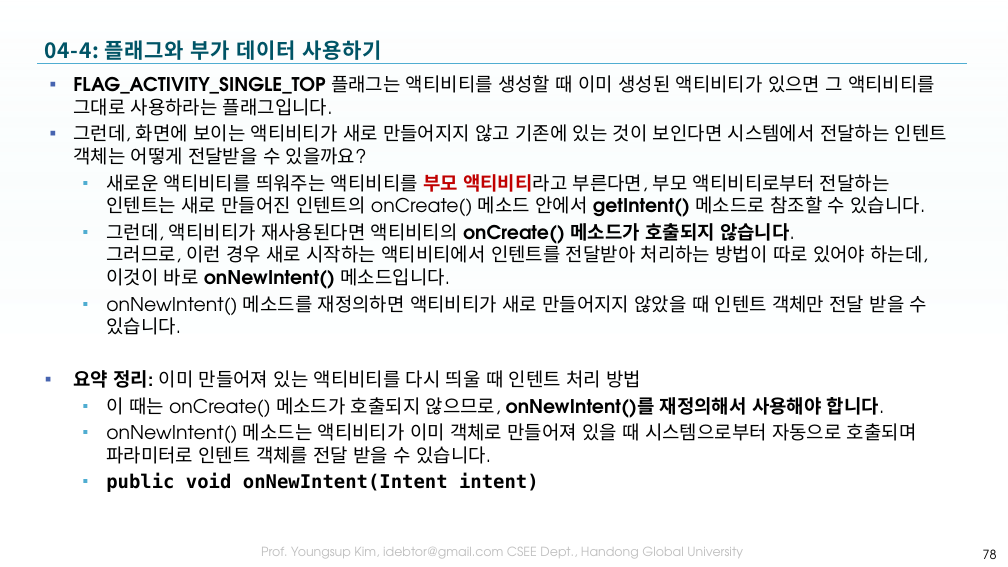
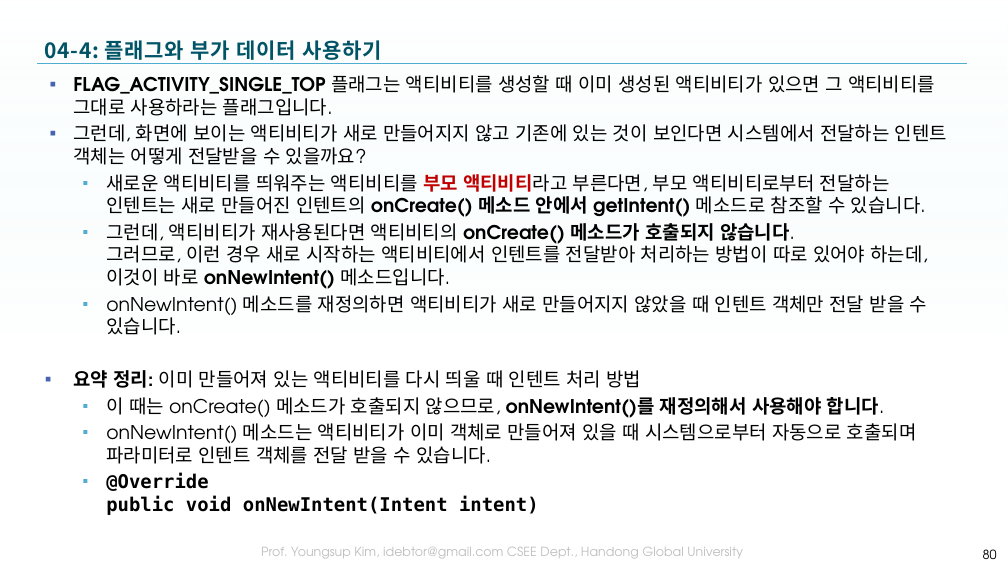
Before and after one commit to tae7841/HuStarAS, a slide deck: slide 80 of ppts/04Activity.pptx (slide 78 before the commit). Drawn at 1008x567 pixels with LibreOffice and Linux fonts; fonts in the diff are those of the drawing; background and template pictures are left out. Boxes give left, top, right and bottom in pixels: in the first picture for what was removed or moved away, otherwise in the second. Text is boxed around its words. In the diff, an @@ line names an element or a change of style, - is before the commit and + after.

```diff
--- a/ppts/04Activity.pptx
+++ b/ppts/04Activity.pptx
@@ text at [106, 174, 926, 217]: bold on in "onCreate() 메소드 안에서" @@
@@ text at [106, 473, 539, 515]: text changed @@
-  ▪ public void onNewIntent(Intent intent)
+  ▪ @Override
+    public void onNewIntent(Intent intent)
@@ page number at [983, 549, 997, 559]: text changed @@
-78
+80
```
Also in this commit, not shown: 8 other slides changed, 15 slides added.
